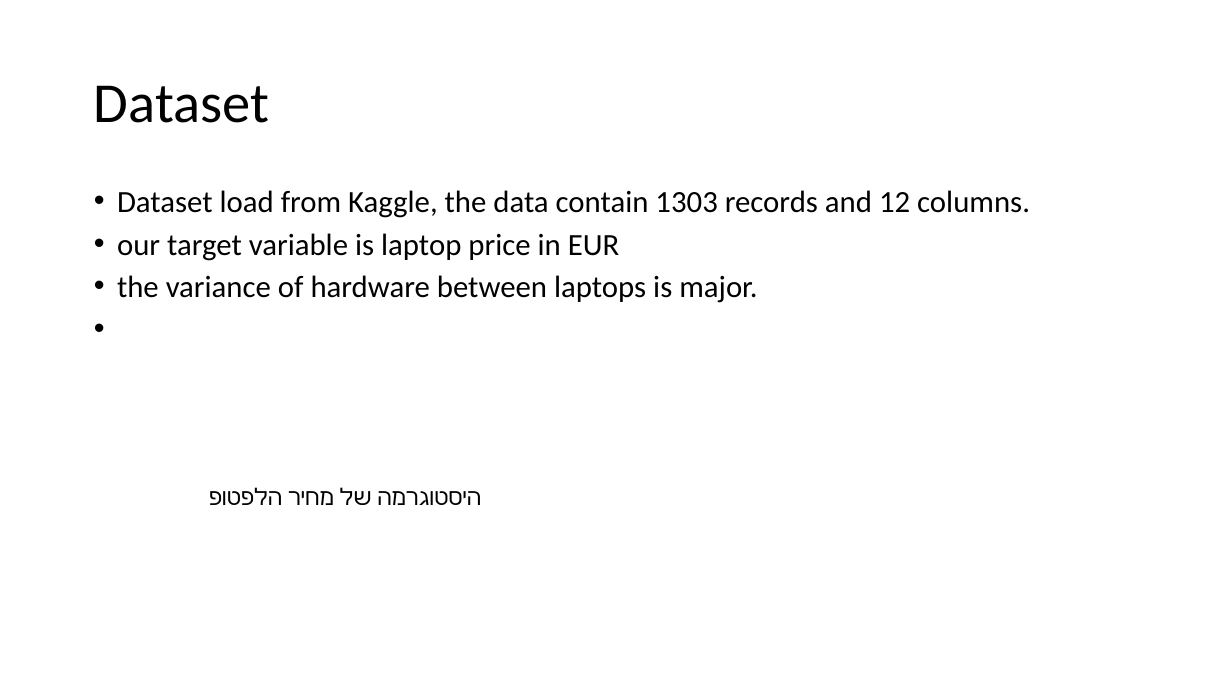
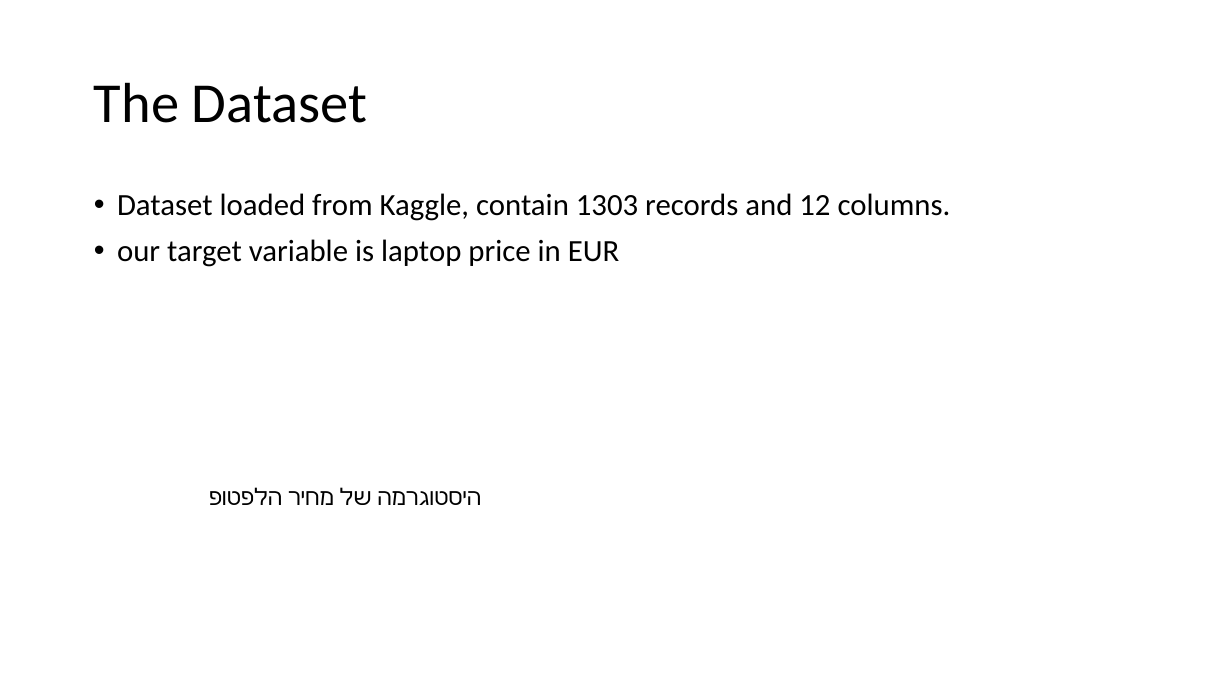
Before and after one commit to DanielKorenDataScience/RegressionProject, a slide deck: slide 3 of regression project.pptx. Drawn at 1232x693 pixels with LibreOffice and Linux fonts; fonts in the diff are those of the drawing. Boxes give left, top, right and bottom in pixels: in the first picture for what was removed or moved away, otherwise in the second. Text is boxed around its words. In the diff, an @@ line names an element or a change of style, - is before the commit and + after.

```diff
--- a/regression project.pptx
+++ b/regression project.pptx
@@ title at (94,82,367,123): text changed @@
-Dataset
+The Dataset
@@ text at (117,193,951,221): text changed @@
-• Dataset load from Kaggle, the data contain 1303 records and 12 columns.
+• Dataset loaded from Kaggle, contain 1303 records and 12 columns.
@@ text at (117,239,620,267): line spacing 0.8 to 0.9 @@
@@ text at (117,275,757,303): paragraph removed @@
-• the variance of hardware between laptops is major.
```
Also in this commit, not shown: 7 other slides changed, 3 slides added, 3 slides removed.
